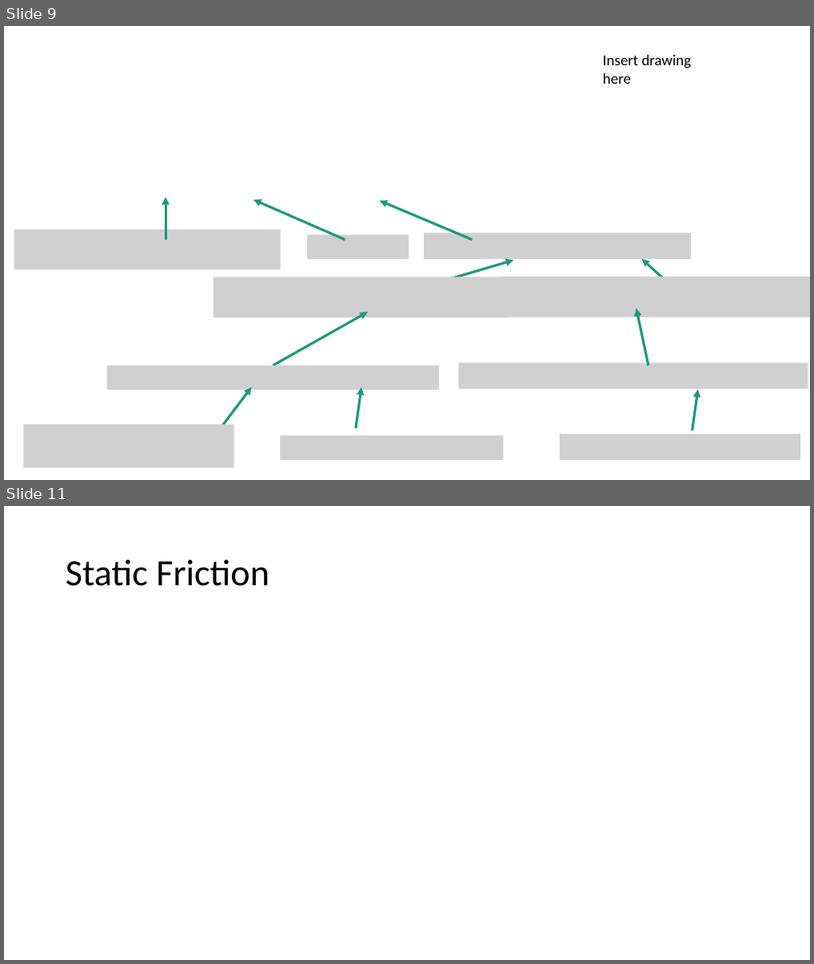
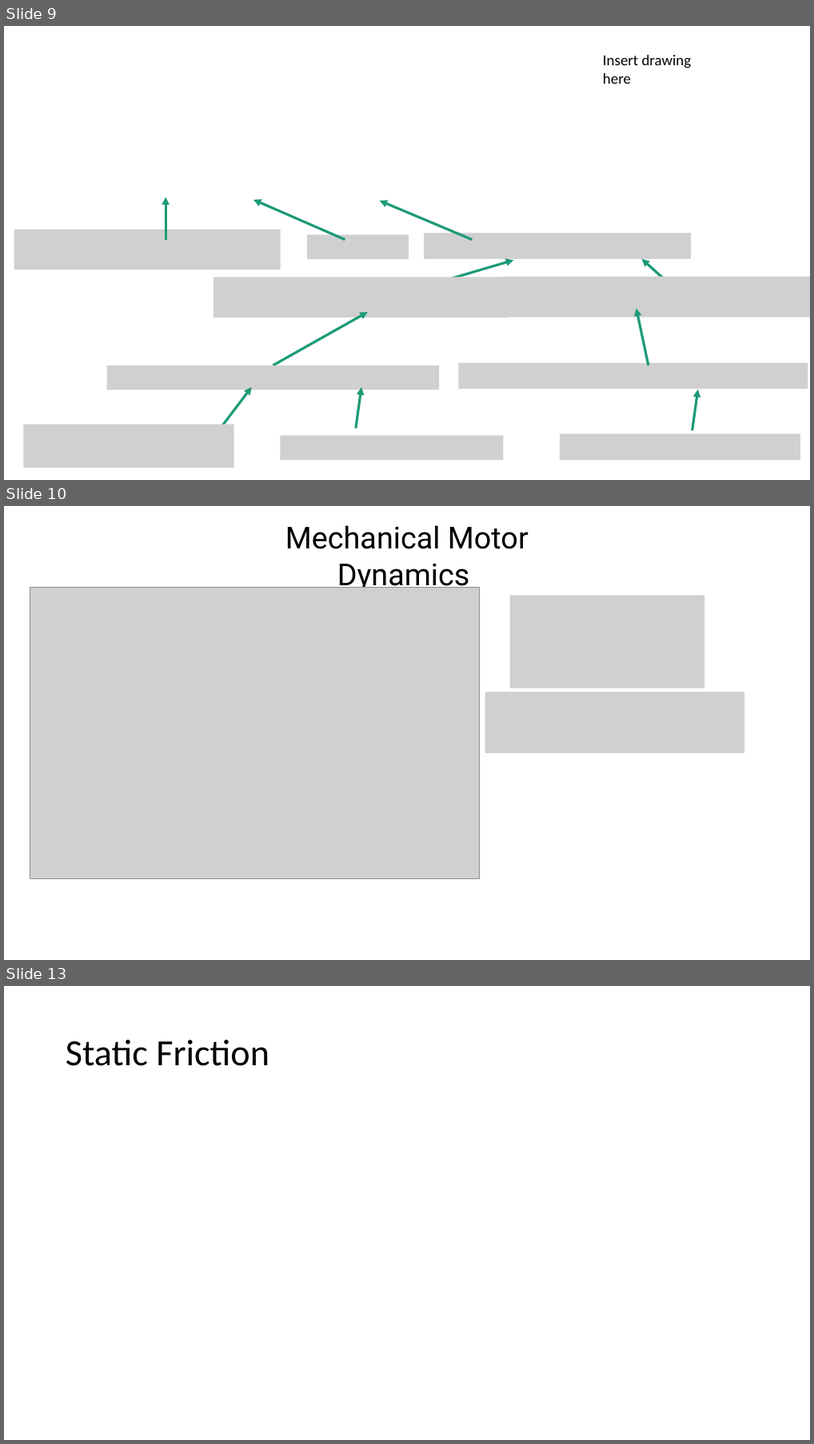
Before and after one commit to FSXAC/ELEC341, a slide deck: docs/report.pptx. Shown one above the other, each under a label of ours: slides 9 and 11 before the commit, slides 9, 10 and 13 after it; the slides between them are not shown. The pictures are 814x964 and 814x1444 pixels, drawn with LibreOffice and Linux fonts; fonts in the diff are those of the drawing; grey boxes stand for pictures. Boxes give left, top, right and bottom in pixels: in the first picture for what was removed or moved away, otherwise in the second. Text is boxed around its words. In the diff, an @@ line names an element or a change of style, - is before the commit and + after.

```diff
--- a/docs/report.pptx
+++ b/docs/report.pptx
@@ slide 10 added at bbox=[4, 506, 810, 960], background #FFFFFF @@
@@ text added at bbox=[286, 525, 529, 593], 36 pt, text #000000 @@
+Mechanical Motor Dynamics
@@ picture added at bbox=[30, 587, 479, 879] @@
@@ picture added at bbox=[510, 595, 705, 688] @@
@@ picture added at bbox=[486, 692, 745, 753] @@
@@ what was slide 11 is now slide 13 @@
```
Also in this commit, not shown: 3 slides changed, 3 other slides added, 2 slides removed, 5 other files.
